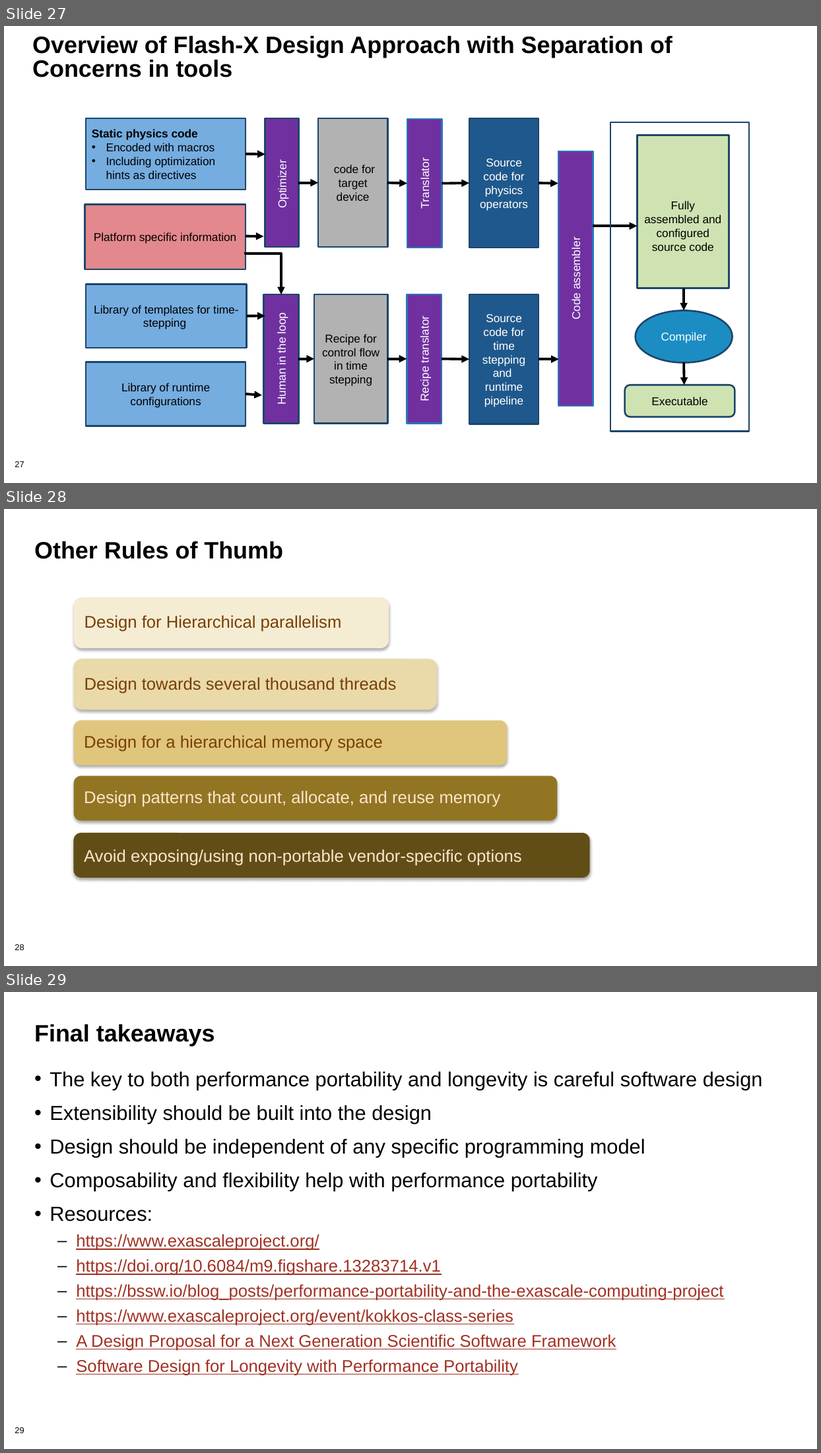
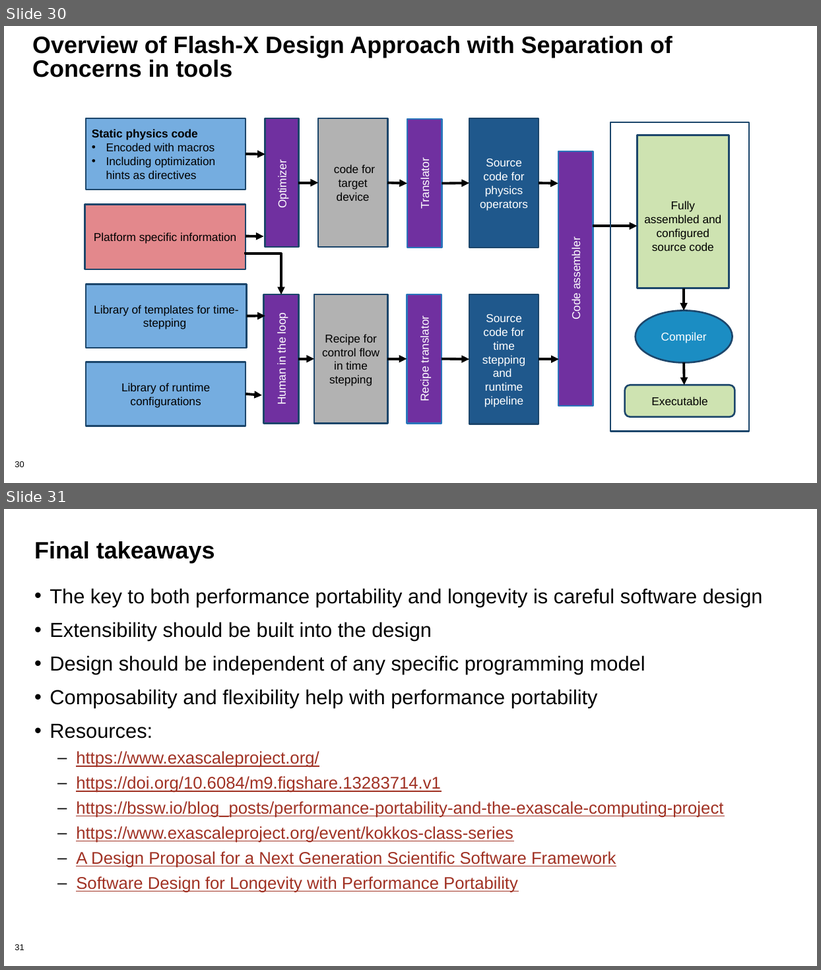
Before and after one commit to bssw-tutorial/presentations, a slide deck: design-a.pptx. Shown one above the other, each under a label of ours: slides 27, 28 and 29 before the commit, slides 30 and 31 after it. The pictures are 821x1453 and 821x970 pixels, drawn with LibreOffice and Linux fonts; fonts in the diff are those of the drawing; background and template pictures are left out. Boxes give left, top, right and bottom in pixels: in the first picture for what was removed or moved away, otherwise in the second. Text is boxed around its words. In the diff, an @@ line names an element or a change of style, - is before the commit and + after.

Commit message:
update design

```diff
--- a/design-a.pptx
+++ b/design-a.pptx
@@ slide 28 removed at (4, 509, 817, 966), background #FFFFFF; not listed: 1 template element that a slide beside it also shows @@
@@ title removed at (34, 541, 283, 559) @@
-Other Rules of Thumb
@@ rounded rectangle removed at (73, 597, 389, 649) @@
-Design for Hierarchical parallelism
@@ rounded rectangle removed at (73, 659, 436, 710) @@
-Design towards several thousand threads
@@ rounded rectangle removed at (73, 721, 507, 766) @@
-Design for a hierarchical memory space
@@ rounded rectangle removed at (73, 776, 557, 821) @@
-Design patterns that count, allocate, and reuse memory
@@ rounded rectangle removed at (73, 833, 589, 878) @@
-Avoid exposing/using non-portable vendor-specific options
@@ what was slide 27 is now slide 30 @@
@@ page number at (15, 462, 24, 468): text changed @@
-27
+30
@@ what was slide 29 is now slide 31 @@
@@ page number at (15, 945, 24, 951): text changed @@
-29
+31
```
Also in this commit, not shown: 1 slide changed, 8 slides added, 5 other slides removed.
